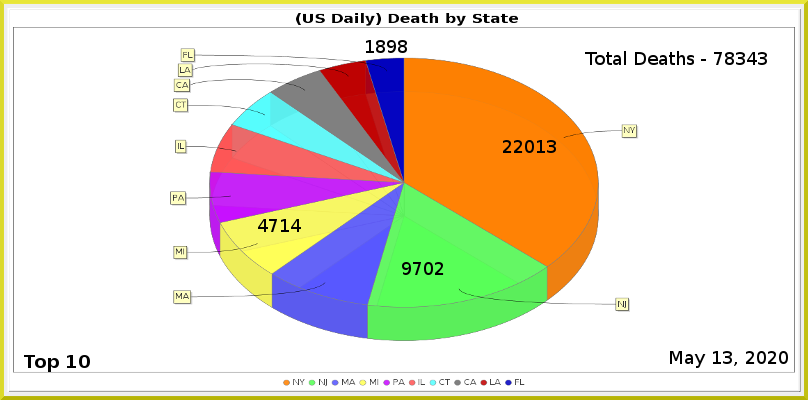
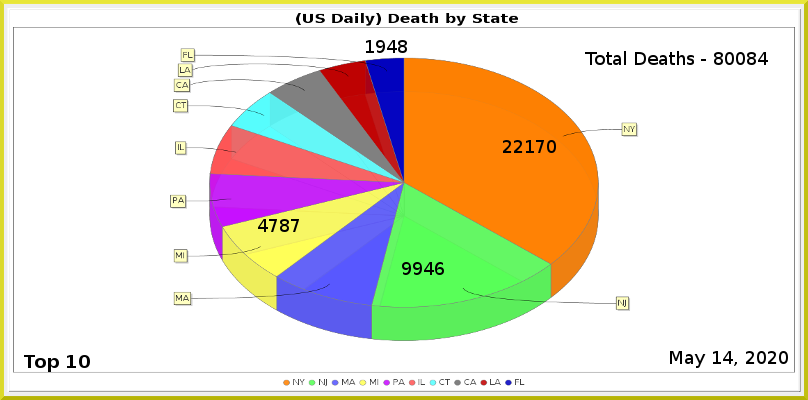
Layer changes from the first 808x400 image to the second:
painted on "Least" over left=376, top=40, right=397, bottom=53
painted on "MI" over left=280, top=219, right=301, bottom=232
painted on "NJ" over left=413, top=262, right=444, bottom=275
painted on "NY" over left=525, top=140, right=556, bottom=153
renamed "Total Deaths - 78343" to "Total Deaths - 80084", painted on it over left=714, top=52, right=768, bottom=65
painted on "Current Date" over left=723, top=351, right=733, bottom=364
painted on "Death_by_State.png" over left=170, top=48, right=639, bottom=341
